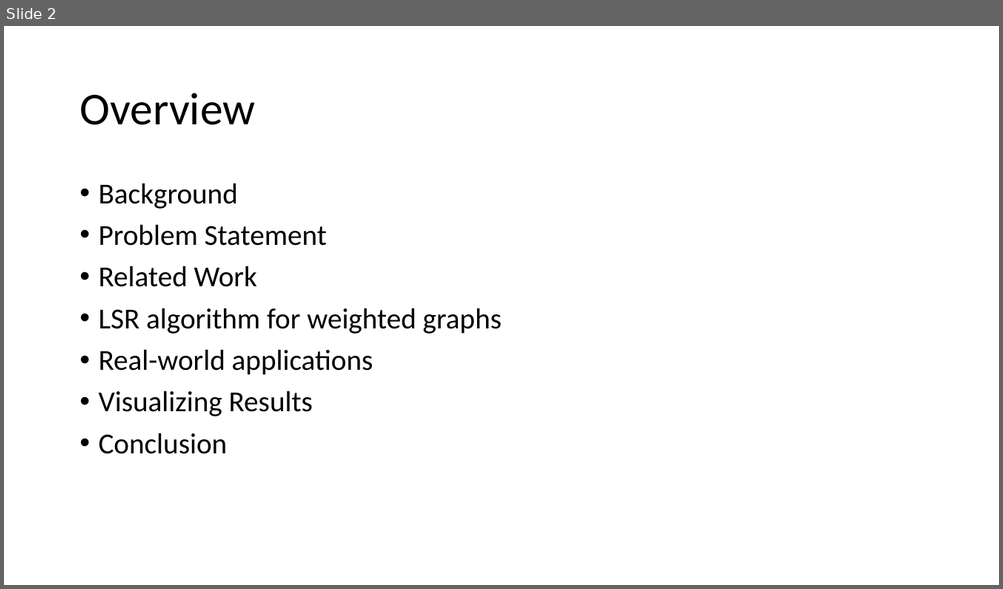
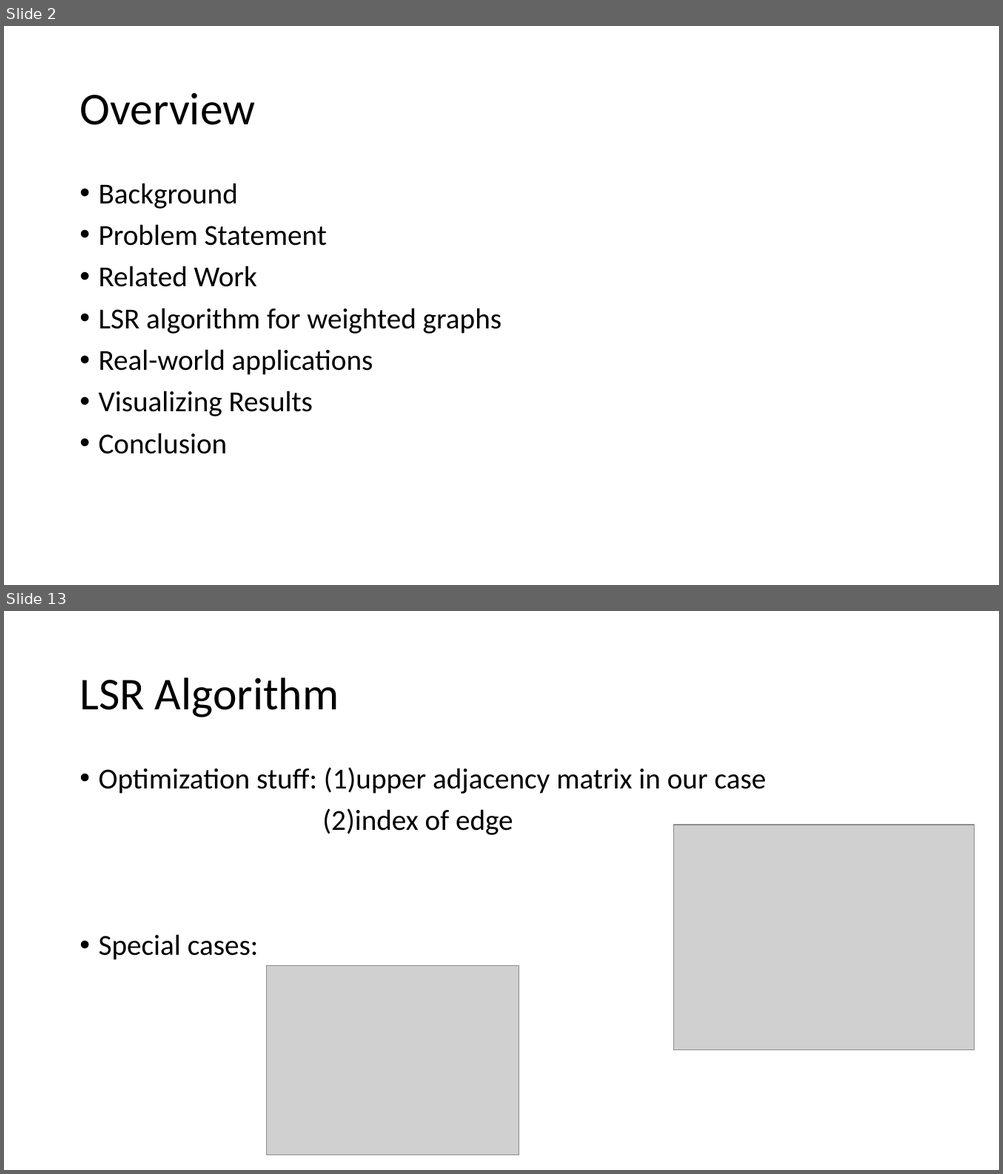
Before and after one commit to mikh/CS591-Social-Networks, a slide deck: PPT/skeleton.ppt.pptx. Shown one above the other, each under a label of ours: slide 2 before the commit, slides 2 and 13 after it; the slides between them are not shown. The pictures are 1003x589 and 1003x1174 pixels, drawn with LibreOffice and Linux fonts; fonts in the diff are those of the drawing; grey boxes stand for pictures; background and template pictures are left out. Boxes give left, top, right and bottom in pixels: in the first picture for what was removed or moved away, otherwise in the second. Text is boxed around its words. In the diff, an @@ line names an element or a change of style, - is before the commit and + after.

```diff
--- a/PPT/skeleton.ppt.pptx
+++ b/PPT/skeleton.ppt.pptx
@@ slide 13 added at (4, 611, 999, 1170), background picture (left out) @@
@@ title added at (79, 678, 338, 718), 44 pt, text #000000 @@
+LSR Algorithm
@@ text added at (99, 767, 766, 960), 28 pt, text #000000 @@
+• Optimization stuff: (1)upper adjacency matrix in our case
+(2)index of edge
+• Special cases:
@@ picture added at (674, 825, 974, 1051) @@
@@ picture added at (267, 966, 519, 1155) @@
```
Also in this commit, not shown: 6 slides changed, 16 other slides added, 2 slides removed, 6 other files.
